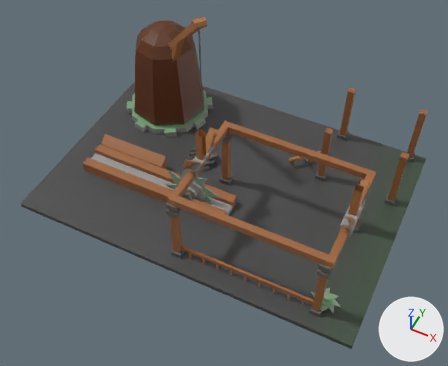
Renders of the FBX model Assets/Models/LumberMillPhase02.fbx from each side of a commit.
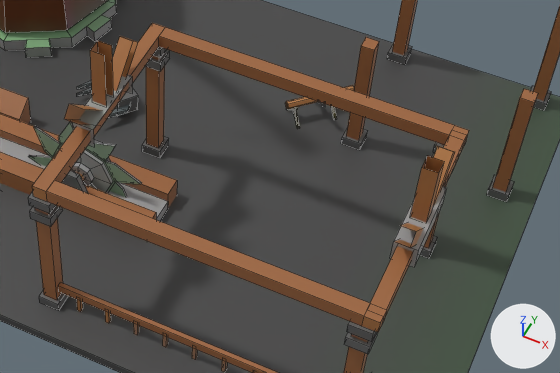
There are two pictures of each version: one whole from a 50 mm lens placed at (0.0546, -0.1144, 0.1406), pointed at (0.0037, -0.0128, 0.0136), one close up on the part from 34% to 94% of the width and 30% to 79% of the height. The axes (+X, +Y, +Z) are drawn at lower right. The lights are the same throughout. The close-ups show mesh edges as thin lines. Where no turn or scale is listed for an object, it has been applied to the vertices. Vertices at the same position are counted once.

Objects in the first close-up: 'LumberMillPhase02'.
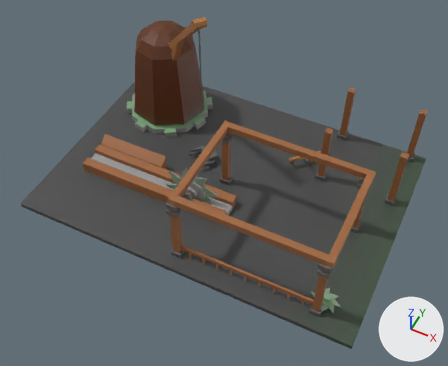
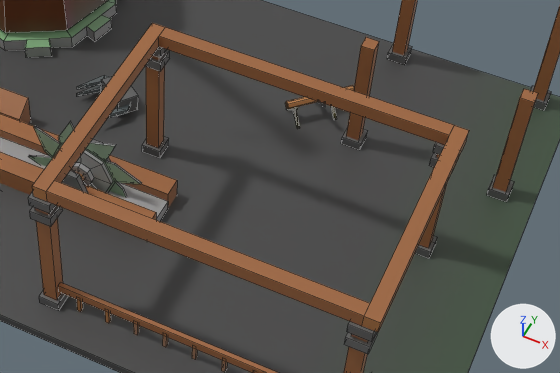
The newer file is also rescaled (x75.0) as a whole; pictures and numbers use the older file's frame.

Changed parts and their boxes (x1, y1, x2, y2) in the close-ups (560 x 373 px):
part 1 of me_mesh, deleted: before (64, 36, 455, 267)
part 2 of me_mesh, cut back: (364, 125, 469, 330) in both

What changed in the scene script:
```text
Change me_mesh:
    used by ob_lumbermillphase02; location = (0.0, 0.0, 0.0)
    remove me_mesh.from_pydata(...)  # 1005 vertices, 778 faces; spans x -0.0506..0.0506, y -0.0368..0.0344, z -0.0035..0.0523
    add me_mesh.from_pydata(...)  # 931 vertices, 737 faces; spans x -0.0506..0.0506, y -0.0368..0.0344, z -0.0035..0.0523
    me_mesh part 1: 8 loose pieces with 64 vertices, spanning x -0.0024..0.0416, y -0.0244..-0.0086, z 0.022..0.0338, are deleted
    me_mesh part 2
    10 vertices are removed from x 0.0392..0.0411, y -0.0314..-0.0019, z 0.0227..0.0246
    19 faces are deleted
    5 new faces join them
```
